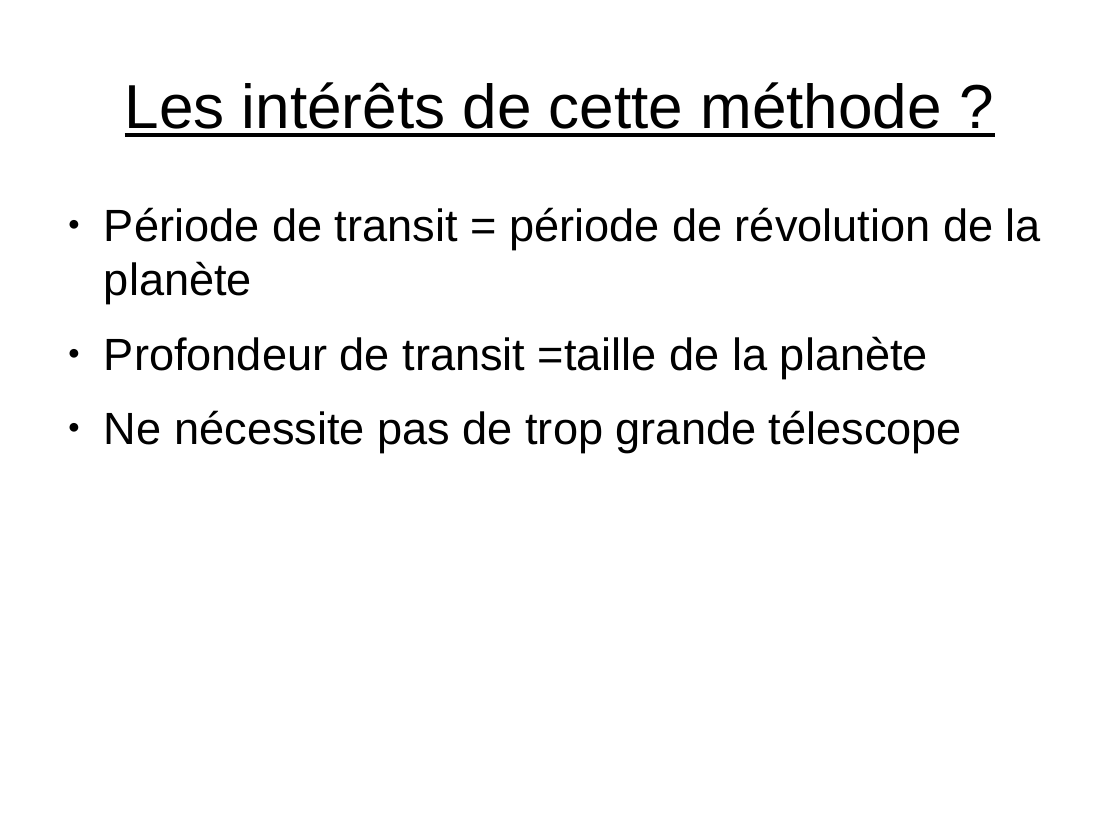
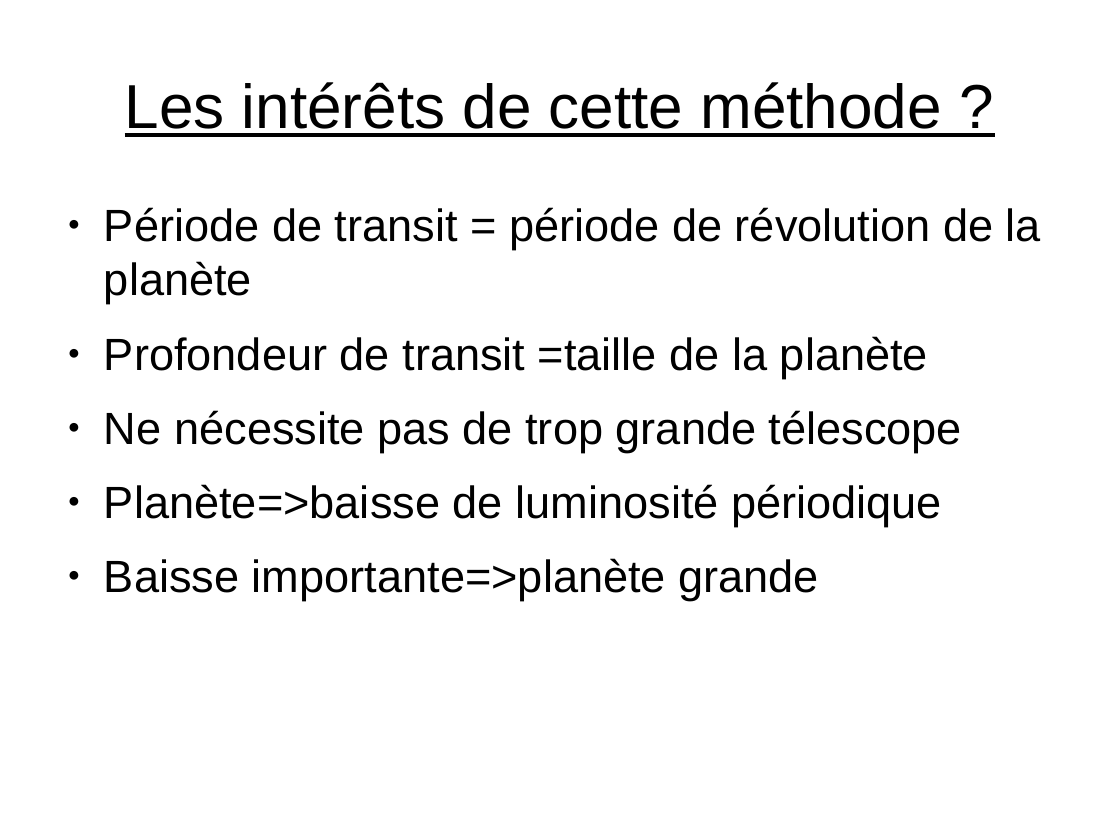
Before and after one commit to ARE-UPMC/are-gravite-2017-exoplantes-maxz, a slide deck: slide 25 of podcast.odp (slide 20 before the commit). Drawn at 1120x840 pixels with LibreOffice and Linux fonts; fonts in the diff are those of the drawing. Boxes give left, top, right and bottom in pixels: in the first picture for what was removed or moved away, otherwise in the second. Text is boxed around its words. In the diff, an @@ line names an element or a change of style, - is before the commit and + after.

```diff
--- a/podcast.odp
+++ b/podcast.odp
@@ text at (x1=104, y1=484, x2=942, y2=601): paragraphs added @@
+● Planète=>baisse de luminosité périodique
+● Baisse importante=>planète grande
```
Also in this commit, not shown: 5 other slides changed, 8 slides added, 2 slides removed.
